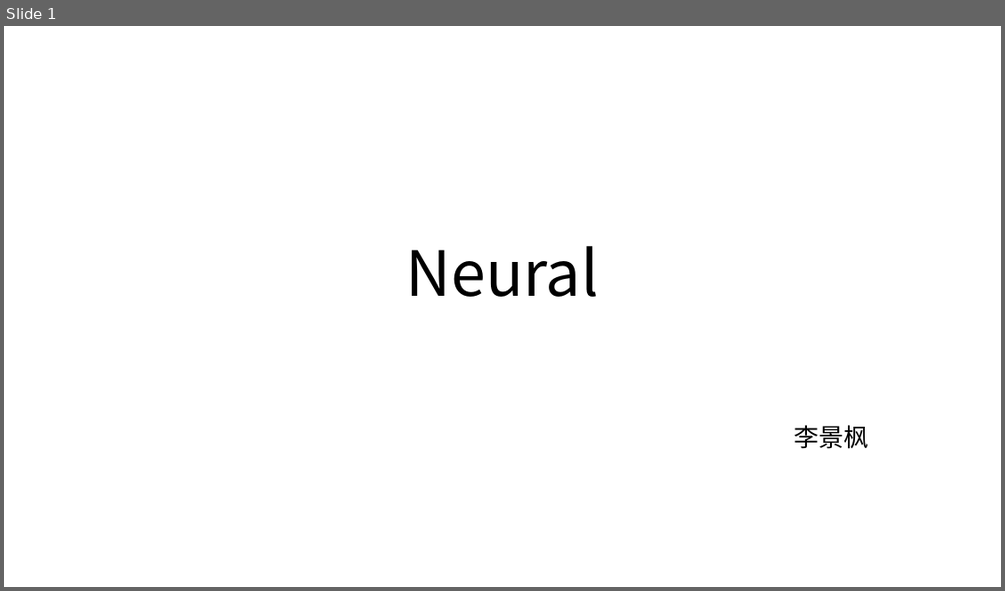
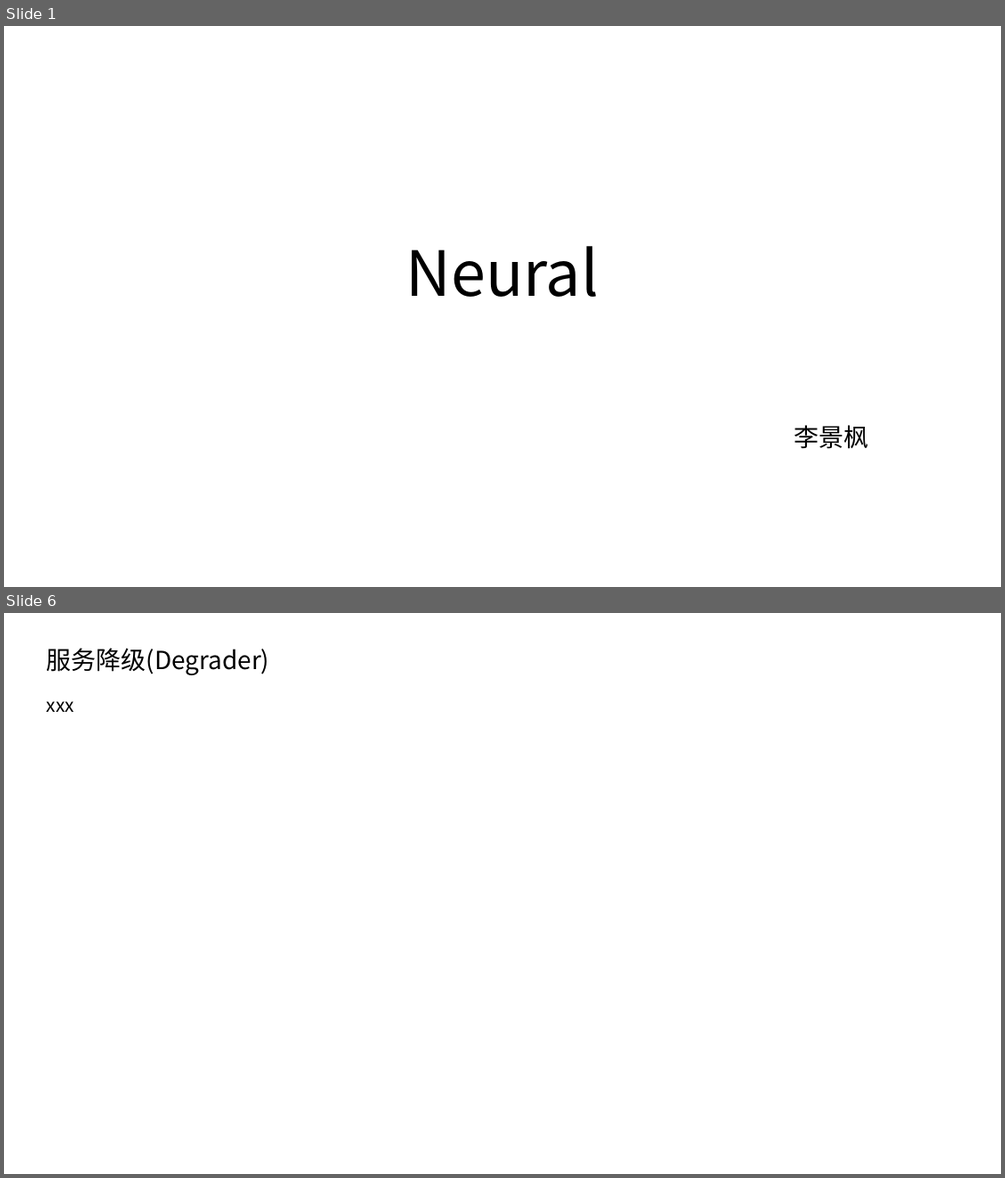
Before and after one commit to Joypigg/neural, a slide deck: docs/Neural.pptx. Shown one above the other, each under a label of ours: slide 1 before the commit, slides 1 and 6 after it; the slides between them are not shown. The pictures are 1005x591 and 1005x1178 pixels, drawn with LibreOffice and Linux fonts; fonts in the diff are those of the drawing. Boxes give left, top, right and bottom in pixels: in the first picture for what was removed or moved away, otherwise in the second. Text is boxed around its words. In the diff, an @@ line names an element or a change of style, - is before the commit and + after.

```diff
--- a/docs/Neural.pptx
+++ b/docs/Neural.pptx
@@ slide 6 added at box(4, 613, 1001, 1174), background #FFFFFF @@
@@ title added at box(47, 648, 270, 675), 24 pt, text #000000 @@
+服务降级(Degrader)
@@ text added at box(47, 701, 74, 712), 18 pt, text #000000 @@
+xxx
```
Also in this commit, not shown: 2 slides changed, 4 other slides added, 11 slides removed, 2 other files.
